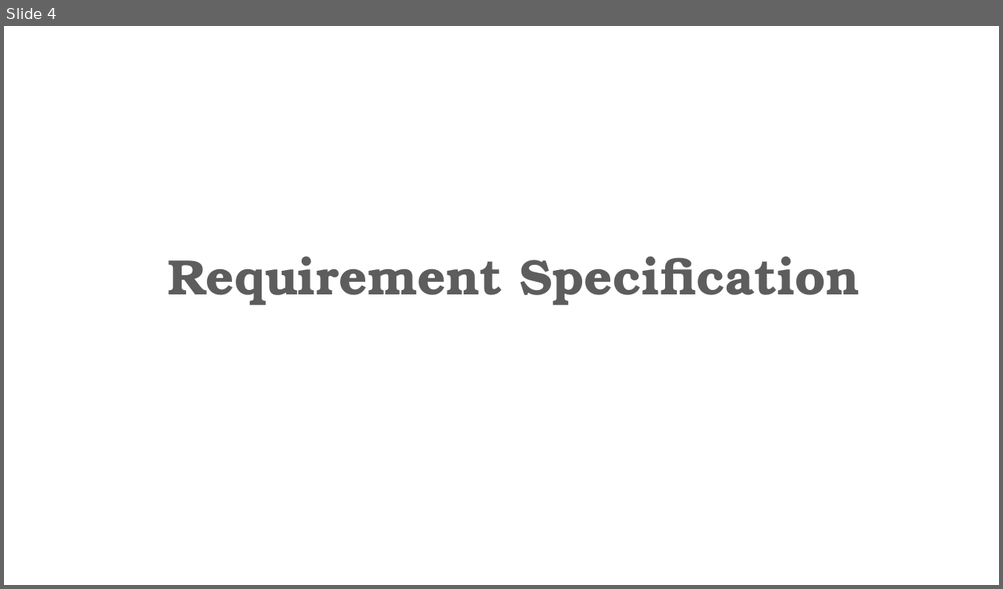
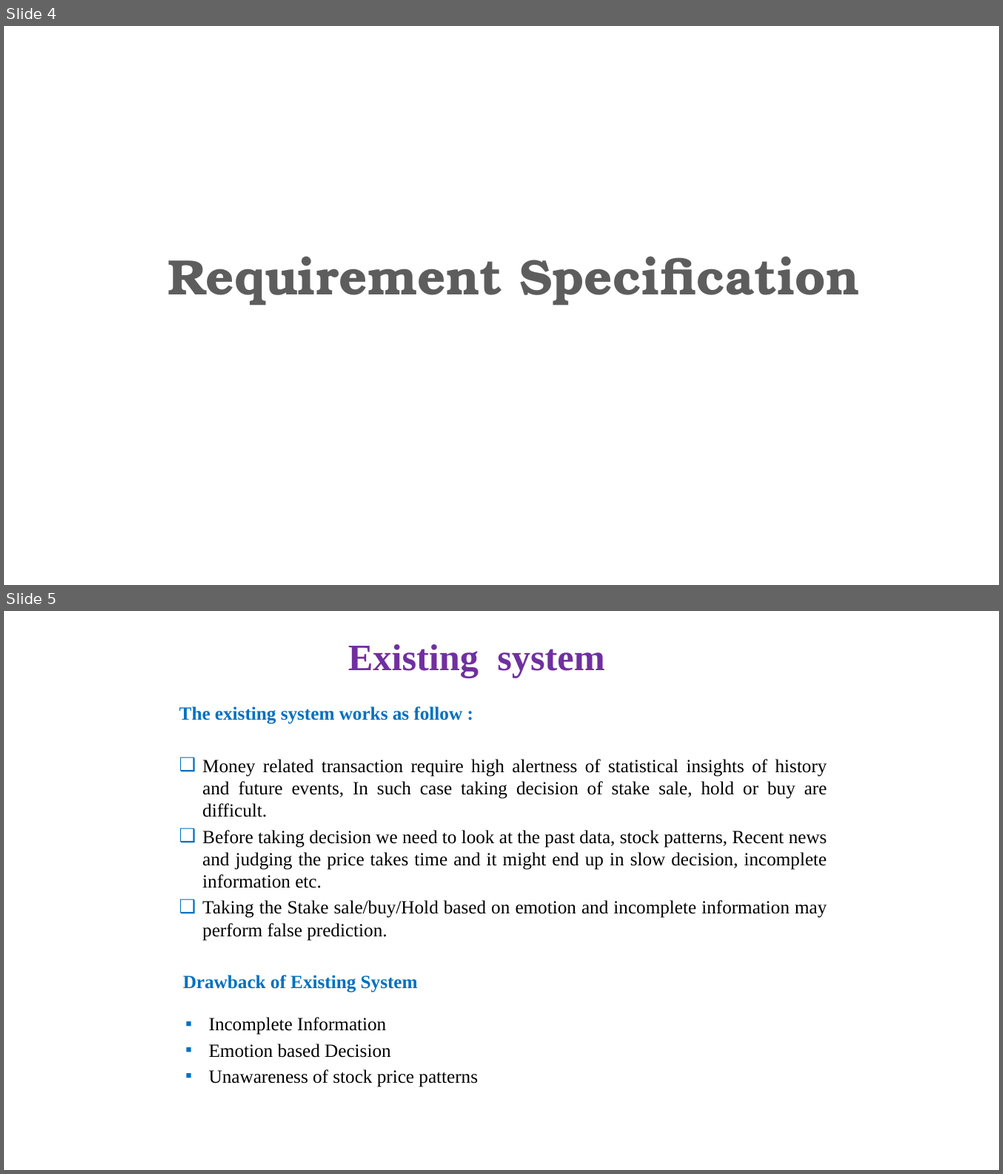
Before and after one commit to preyash2047/Stock_Price_Prediction, a slide deck: Project Presentation/PPT demo first presentation 26 12 2020.pptx. Shown one above the other, each under a label of ours: slide 4 before the commit, slides 4 and 5 after it. The pictures are 1003x589 and 1003x1174 pixels, drawn with LibreOffice and Linux fonts; fonts in the diff are those of the drawing. Boxes give left, top, right and bottom in pixels: in the first picture for what was removed or moved away, otherwise in the second. Text is boxed around its words. In the diff, an @@ line names an element or a change of style, - is before the commit and + after.

```diff
--- a/Project Presentation/PPT demo first presentation 26 12 2020.pptx
+++ b/Project Presentation/PPT demo first presentation 26 12 2020.pptx
@@ slide 5 added at (x1=4, y1=611, x2=999, y2=1170), background #FFFFFF @@
@@ text added at (x1=348, y1=644, x2=605, y2=678), 36 pt, text #7030A0, bold @@
+Existing system
@@ text added at (x1=179, y1=706, x2=827, y2=941), 18 pt, text #000000 @@
+The existing system works as follow :
+❑ Money related transaction require high alertness of statistical insights of history and future events, In such case taking decision of stake sale, hold or buy are difficult.
+❑ Before taking decision we need to look at the past data, stock patterns, Recent news and judging the price takes time and it might end up in slow decision, incomplete information etc.
+❑ Taking the Stake sale/buy/Hold based on emotion and incomplete information may perform false prediction.
@@ text added at (x1=183, y1=975, x2=418, y2=993), 18 pt, text #0070C0, bold @@
+Drawback of Existing System
@@ text added at (x1=209, y1=1017, x2=478, y2=1088), 18 pt, text #000000 @@
+▪ Incomplete Information
+▪ Emotion based Decision
+▪ Unawareness of stock price patterns
```
Also in this commit, not shown: 1 slide changed, 1 other slide added, 2 slides removed, 5 other files.
